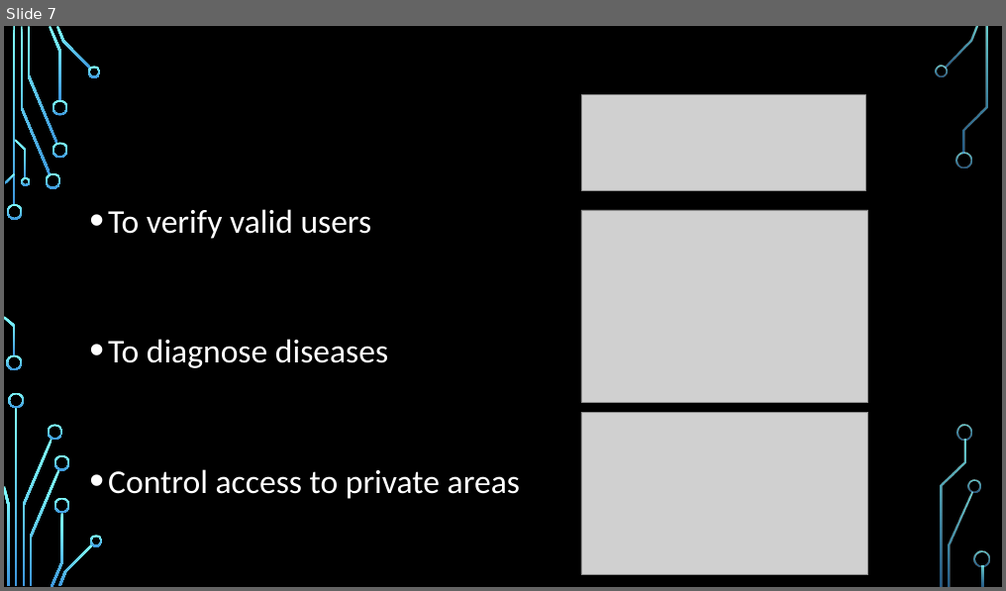
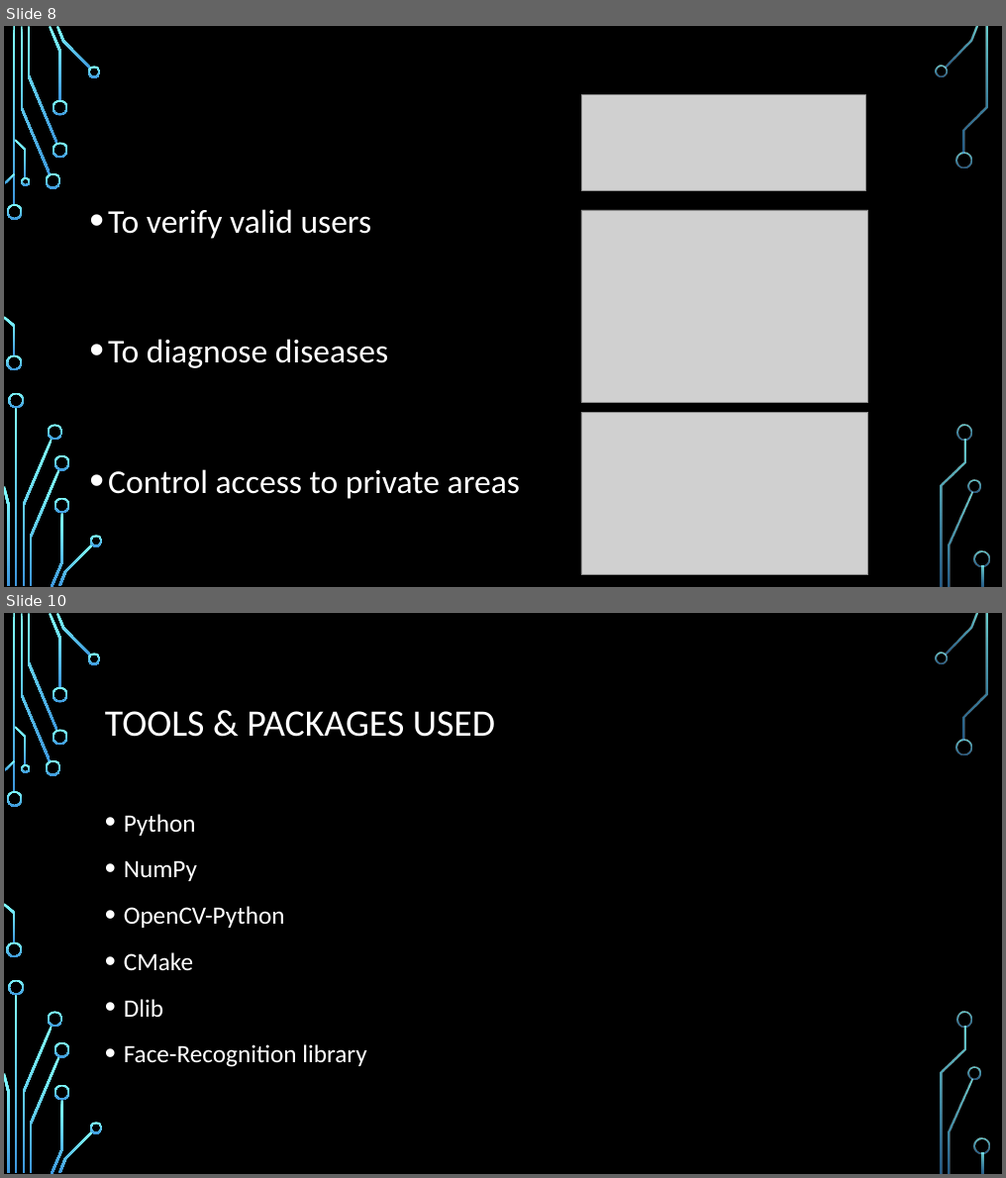
Before and after one commit to Rohit20Raj/Attendance-Project, a slide deck: Attendance using Facial Recognition.pptx. Shown one above the other, each under a label of ours: slide 7 before the commit, slides 8 and 10 after it; the slides between them are not shown. The pictures are 1006x591 and 1006x1178 pixels, drawn with LibreOffice and Linux fonts; fonts in the diff are those of the drawing; grey boxes stand for pictures; background and template pictures are left out. Boxes give left, top, right and bottom in pixels: in the first picture for what was removed or moved away, otherwise in the second. Text is boxed around its words. In the diff, an @@ line names an element or a change of style, - is before the commit and + after.

```diff
--- a/Attendance using Facial Recognition.pptx
+++ b/Attendance using Facial Recognition.pptx
@@ slide 10 added at (4, 613, 1002, 1174), background picture (left out); not listed: 36 template elements that a slide beside it also shows @@
@@ title added at (105, 711, 495, 737), 36 pt, text #FFFFFF @@
+TOOLS & PACKAGES USED
@@ text added at (124, 814, 366, 1067), 24 pt, text #FFFFFF @@
+• Python
+• NumPy
+• OpenCV-Python
+• CMake
+• Dlib
+• Face-Recognition library
@@ what was slide 7 is now slide 8 @@
```
Also in this commit, not shown: 3 slides changed, 2 other slides added, 1 slide removed.
